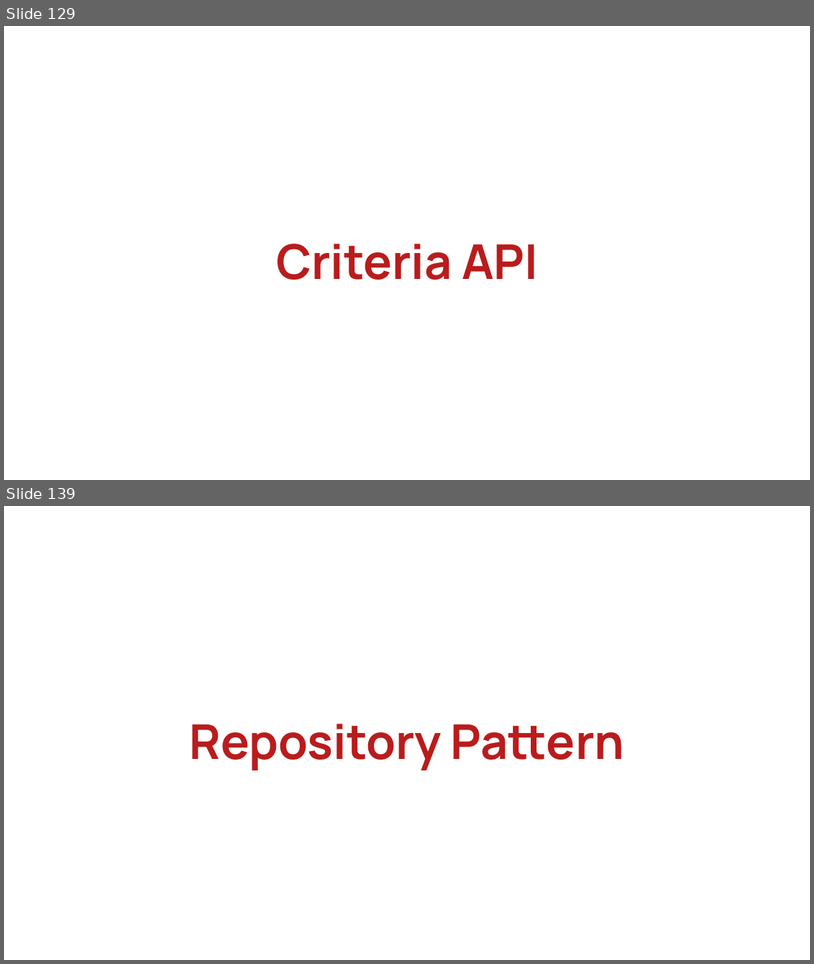
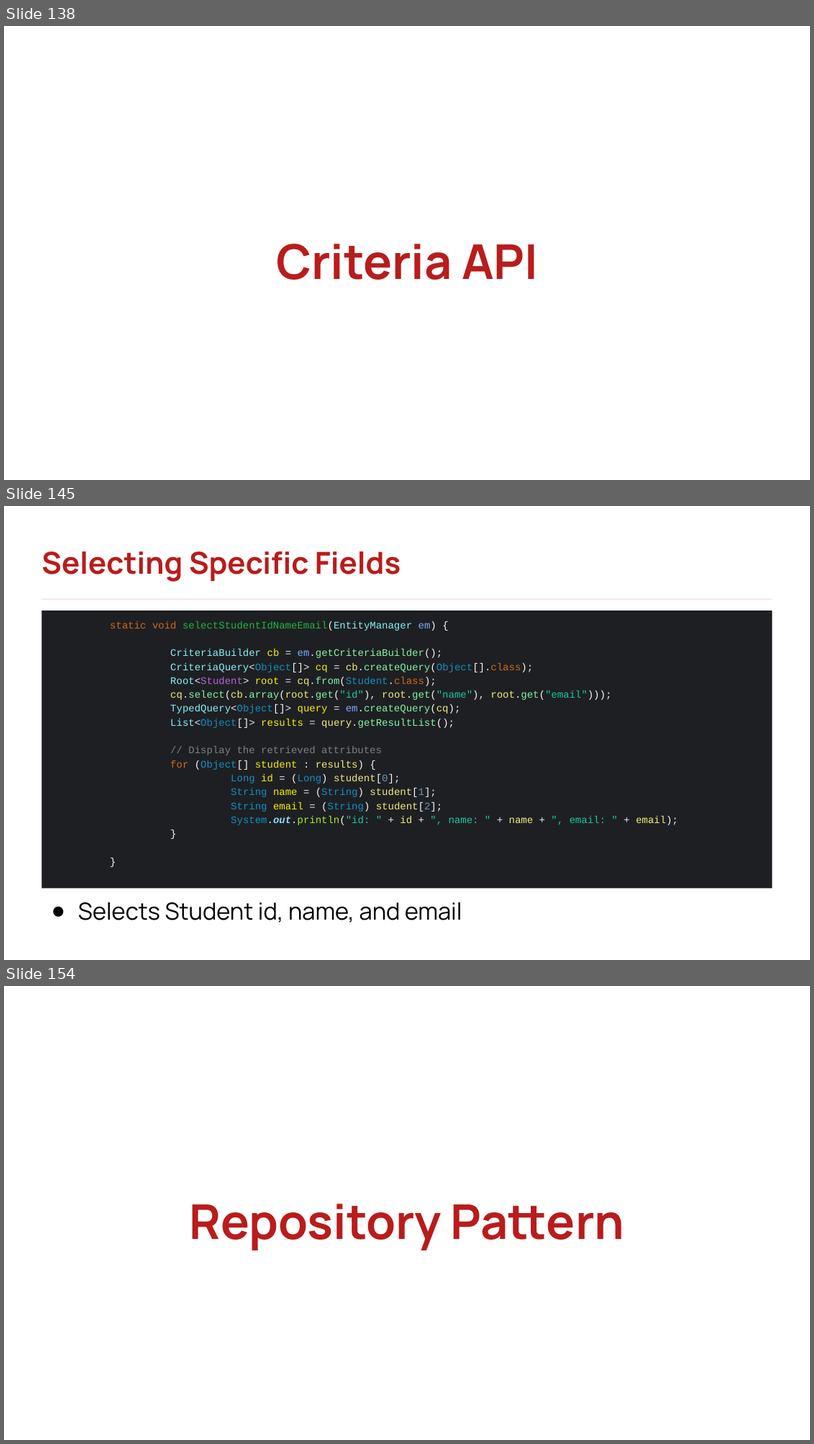
Before and after one commit to rlimosenero/rey-limosenero_java101, a slide deck: Java Persistence & Hibernate.pptx. Shown one above the other, each under a label of ours: slides 129 and 139 before the commit, slides 138, 145 and 154 after it; the slides between them are not shown. The pictures are 814x964 and 814x1444 pixels, drawn with LibreOffice and Linux fonts; fonts in the diff are those of the drawing; background and template pictures are left out. Boxes give left, top, right and bottom in pixels: in the first picture for what was removed or moved away, otherwise in the second. Text is boxed around its words. In the diff, an @@ line names an element or a change of style, - is before the commit and + after.

```diff
--- a/Java Persistence & Hibernate.pptx
+++ b/Java Persistence & Hibernate.pptx
@@ slide 145 added at (x1=4, y1=506, x2=810, y2=960), background picture (left out) @@
@@ text added at (x1=41, y1=551, x2=401, y2=582), 36 pt, text #B91C1C, bold @@
+Selecting Specific Fields
@@ rectangle added at (x1=41, y1=599, x2=772, y2=600), fill #FEE2E2 @@
@@ rectangle added at (x1=41, y1=610, x2=772, y2=888), fill #1E1F22, 12 pt, text #80F6A7 @@
+static void selectStudentIdNameEmail(EntityManager em) {
+CriteriaBuilder cb = em.getCriteriaBuilder();
+CriteriaQuery<Object[]> cq = cb.createQuery(Object[].class);
+Root<Student> root = cq.from(Student.class);
+cq.select(cb.array(root.get("id"), root.get("name"), root.get("email")));
+TypedQuery<Object[]> query = em.createQuery(cq);
+List<Object[]> results = query.getResultList();
+// Display the retrieved attributes
+for (Object[] student : results) {
+Long id = (Long) student[0];
+String name = (String) student[1];
+String email = (String) student[2];
+System.out.println("id: " + id + ", name: " + name + ", email: " + email);
+}
+}
@@ text added at (x1=78, y1=902, x2=463, y2=922), 28 pt, text #000000 @@
+● Selects Student id, name, and email
@@ what was slide 129 is now slide 138 @@
@@ what was slide 139 is now slide 154 @@
```
Also in this commit, not shown: 23 slides changed, 26 other slides added, 4 slides removed.
